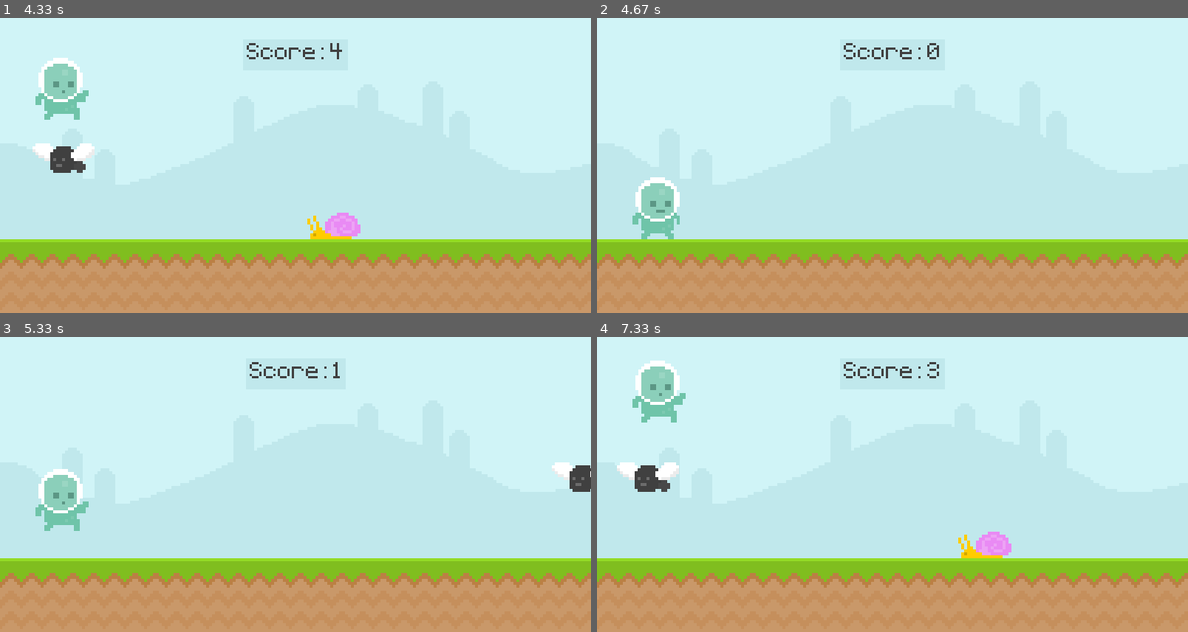
Above: before the commit, frames 1-4 (two rows, left to right).
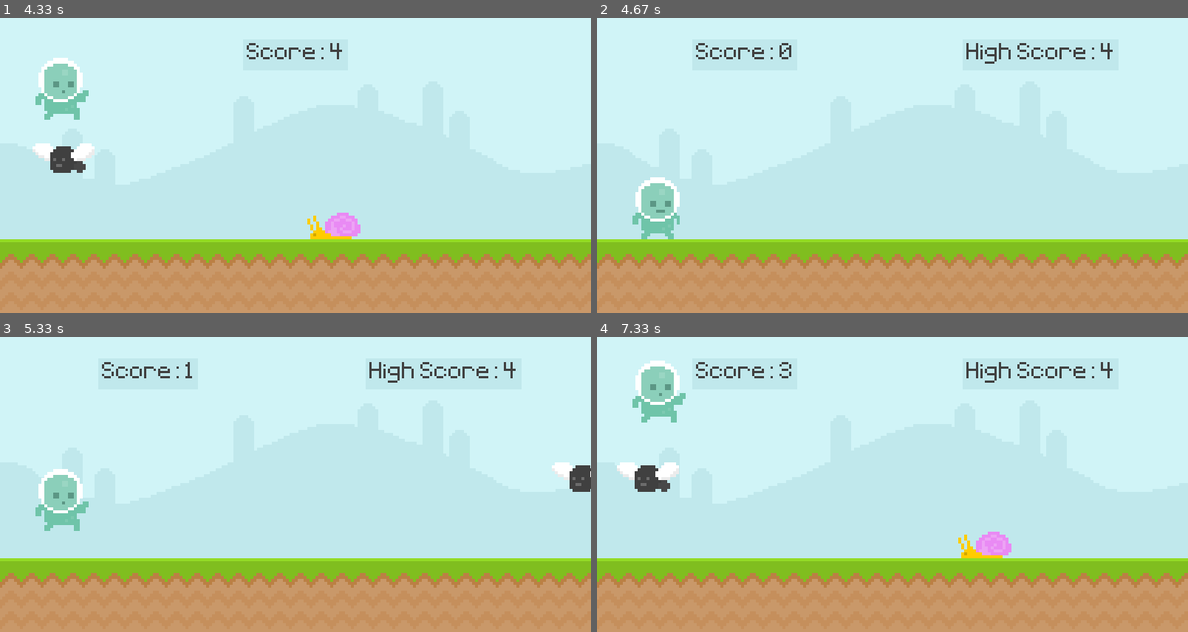
Above: after the commit, the same moments.

Repository: juliettetripier/Pygame-Practice-1
Game: pygame game, started from code/main.py
Same seed, same stepped clock (60 frames per second), same inputs: the game is played once before the commit and once after it.
Inputs:
- Up to frame 1 (4.33 s): tap Space at 0.33, 3.17, 3.57, 3.87, 4.07 s
- Up to frame 2 (4.67 s): tap Space at 4.4 s
- Up to frame 3 (5.33 s): tap Space at 4.7, 4.9, 5.2 s
- Up to frame 4 (7.33 s): tap Space at 5.47, 5.8, 6.1, 6.23, 6.63, 6.93, 7.27 s

Frame 1 is identical in both runs. In frame 2, 0.9% of the frame differs, in the area x 16-88%, y 8-16%; in frame 3, 0.8%; in frame 4, 0.9%.

Commit message:
Added high score mechanic

Diff:
--- a/code/main.py
+++ b/code/main.py
@@ -84,12 +84,22 @@
         '''Calculate the current time, draw it onto the screen, and return it.'''
         current_time = int(pygame.time.get_ticks() / 1000) - self.start_time
         score_surface = self.test_font.render(f'Score: {current_time}',False,(64,64,64))
-        score_rect = score_surface.get_rect(center = (400, 50))
+        if self.high_score:
+            score_rect = score_surface.get_rect(center = (200, 50))
+        else:
+            score_rect = score_surface.get_rect(center = (400, 50))
         score_bg = score_rect.inflate(10,10)
         pygame.draw.rect(self.screen, '#c0e8ec', score_bg)
         self.screen.blit(score_surface, score_rect)
         return current_time
 
+    def display_high_score(self):
+        if self.high_score:
+            high_score_surface = self.test_font.render(f'High Score: {self.high_score}',False,(64,64,64))
+            high_score_rect = high_score_surface.get_rect(center = (600, 50))
+            high_score_bg = high_score_rect.inflate(10,10)
+            pygame.draw.rect(self.screen, '#c0e8ec', high_score_bg)
+            self.screen.blit(high_score_surface, high_score_rect)
 
     def collision_sprite(self):
         if pygame.sprite.spritecollide(self.player.sprite, self.obstacle_group, False):
@@ -99,20 +109,17 @@
 
     def __init__(self):
 
-        pygame.init() #starts pygame
-        #create your display
+        pygame.init()
         self.screen = pygame.display.set_mode((width, height))
-        #create clock object
         self.clock = pygame.time.Clock()
-        #set game title
         pygame.display.set_caption('Practice Project 1')
-        #set up font - pygame.font.Font(font type, font size)
         self.test_font = pygame.font.Font('../font/Pixeltype.ttf', 50)
 
         self.game_active = False
 
         self.start_time = 0
         self.score = 0
+        self.high_score = 0
 
         self.bg_music = pygame.mixer.Sound('../audio/music.wav')
         self.bg_music.set_volume(0.2)
@@ -152,10 +159,7 @@
 
 
     def run(self):
-        #set up a loop to keep your game running forever, until you reach a quit event
-        #in your loop, draw all your elements and update everything
         while True:
-            #set up event loop - get events and loop through each
             for event in pygame.event.get():
                 if event.type == pygame.QUIT:
                     pygame.quit()
@@ -172,14 +176,13 @@
                         self.obstacle_group.add(Obstacle(choice(['fly', 'snail', 'snail', 'snail'])))
 
             if self.game_active:
-                # Background
-                # blit = "block image transfer" - put a surface on another surface
-                # two arguments - blit(surface to place it on, position)
+
                 self.screen.blit(self.sky_surface, (0,0))
                 self.screen.blit(self.ground_surface, (0, 300))
 
                 # Score
                 self.score = self.display_score()
+                self.display_high_score()
 
                 # Player
                 self.player.draw(self.screen)
@@ -199,17 +202,23 @@
                 self.screen.blit(self.game_name, self.game_name_rect)
                 score_message = self.test_font.render(f'Your score: {self.score}', False, (111,196,169))
                 score_message_rect = score_message.get_rect(center = (400,330))
+                high_score_message = self.test_font.render(f'High score! {self.score}', False, 'Yellow')
+                high_score_message_rect = high_score_message.get_rect(center = (400,330))
+
+                if self.score > self.high_score:
+                    self.high_score = self.score
 
                 if self.score == 0:
                     self.screen.blit(self.game_message, self.game_message_rect)
+                elif self.score >= self.high_score:
+                    self.screen.blit(high_score_message, high_score_message_rect)
                 else:
                     self.screen.blit(score_message, score_message_rect)
 
 
-            #update the display surface so anything drawn inside the while loop is displayed
+
             pygame.display.update()
 
-            #set the maximum framerate to make sure the game doesn't run too fast
             self.clock.tick(fps)
 
 if __name__ == '__main__':
